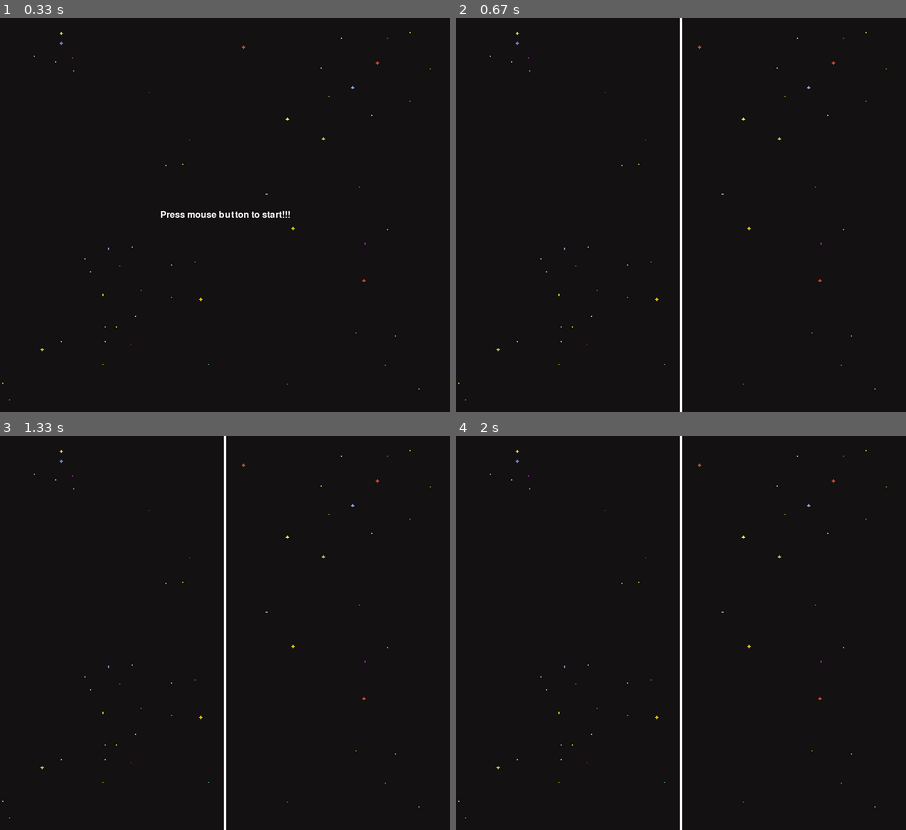
Above: before the commit, frames 1-4 (two rows, left to right).
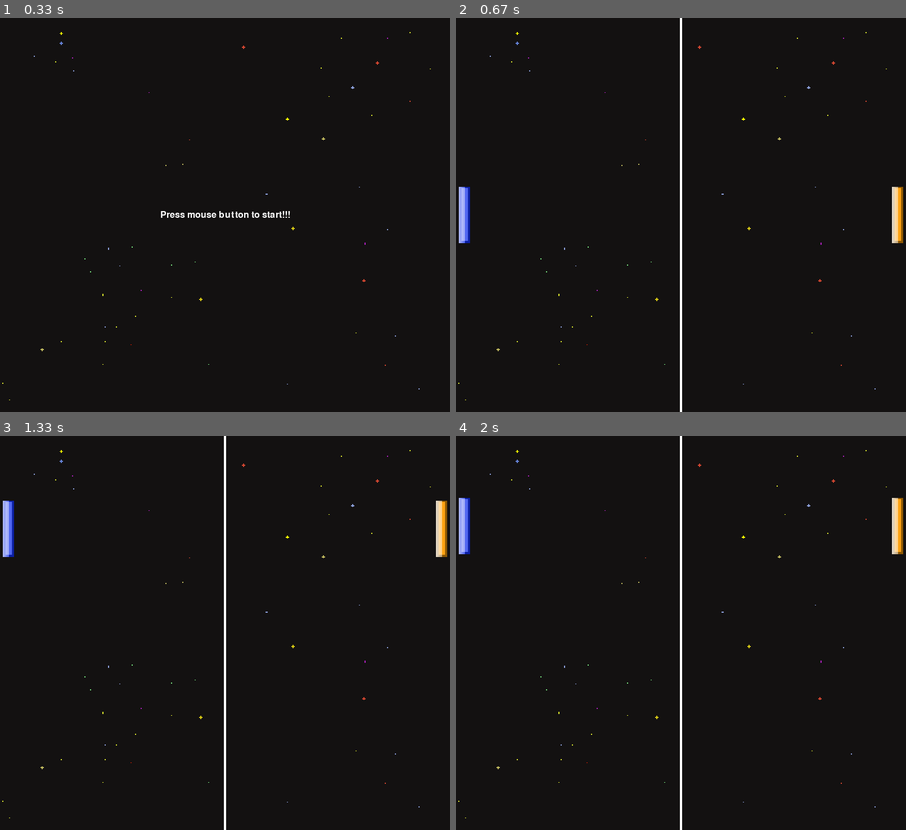
Above: after the commit, the same moments.

Repository: WiktorB2004/Pong-Python_pygame
Game: pygame game, started from main.py
Two runs of this game, one before a commit and one after it. Both use one fixed random seed, a clock stepped at 60 frames per second and the inputs below.
Inputs (mouse positions are in pixels of both pictures, inside the frame that each line leads up to):
- Up to frame 1 (0.33 s): no input
- Up to frame 2 (0.67 s): click (681, 215) at 0.38 s
- Up to frame 3 (1.33 s): hold W 0.67-1.13 s; hold Up 0.67-1.13 s; hold Up from 1.17 s (still down); hold W from 1.17 s (still down)
- Up to frame 4 (2 s): release Up at 1.63 s; release W at 1.63 s; hold Down 1.67-1.97 s; hold S 1.67-1.97 s

Frame 1 is identical in both runs. In frame 2, 0.7% of the frame differs, in the area x 0-100%, y 42-58%; in frame 3, 0.7%; in frame 4, 0.7%.

Commit message:
Initialized paddles and their movement

Diff:
--- a/main.py
+++ b/main.py
@@ -1,4 +1,5 @@
 # module imports
+from email.mime import image
 import pygame
 import os
 # pygame initializations
@@ -14,9 +15,18 @@
 # Color variables
 WHITE = (255, 255, 255)
 BLACK = (0, 0, 0)
+
+# Paddle variables
+YELLOW_PADDLE = pygame.transform.rotate(pygame.transform.scale(pygame.image.load(os.path.join('Assets', 'yellow_paddle.png')), (100, 20)), 90)
+BLUE_PADDLE = pygame.transform.rotate(pygame.transform.scale(pygame.image.load(os.path.join('Assets', 'blue_paddle.png')), (100, 20)), 90)
+paddle_vel = 5
+
 # Classes
 class Paddle():
-    pass
+    def __init__(self, x, y):
+        self.x = x
+        self.y = y
+        self.lives = 3
 
 class Ball():
     pass
@@ -26,9 +36,12 @@
     run = True
     FPS = 60
     clock = pygame.time.Clock()
-
+    blue_paddle = Paddle(5, HEIGHT//2 - BLUE_PADDLE.get_height()//2)
+    yellow_paddle = Paddle(WIDTH - YELLOW_PADDLE.get_width() - 5, HEIGHT//2 - YELLOW_PADDLE.get_height()//2)
     def redraw_window(window):
         window.blit(BG, (0, 0))
+        WIN.blit(BLUE_PADDLE, (blue_paddle.x, blue_paddle.y))
+        WIN.blit(YELLOW_PADDLE, (yellow_paddle.x, yellow_paddle.y))
         pygame.draw.rect(WIN, WHITE, BORDER)
         pygame.display.update()
 
@@ -38,6 +51,19 @@
         for event in pygame.event.get():
             if event.type == pygame.QUIT:
                 quit()
+
+        pressed_keys = pygame.key.get_pressed()
+        # BLUE PADDLE MOVEMENT
+        if pressed_keys[pygame.K_w] and blue_paddle.y + paddle_vel > 0: # UP
+            blue_paddle.y -= paddle_vel
+        if pressed_keys[pygame.K_s] and blue_paddle.y + BLUE_PADDLE.get_height() + paddle_vel < HEIGHT: # DOWN
+            blue_paddle.y += paddle_vel
+        # YELLOW PADDLE MOVEMENT
+        if pressed_keys[pygame.K_UP] and yellow_paddle.y + paddle_vel > 0: # UP
+            yellow_paddle.y -= paddle_vel
+        if pressed_keys[pygame.K_DOWN] and yellow_paddle.y + YELLOW_PADDLE.get_height() + paddle_vel < HEIGHT: # DOWN
+            yellow_paddle.y += paddle_vel
+
 
 # Main menu
 def main_menu():
